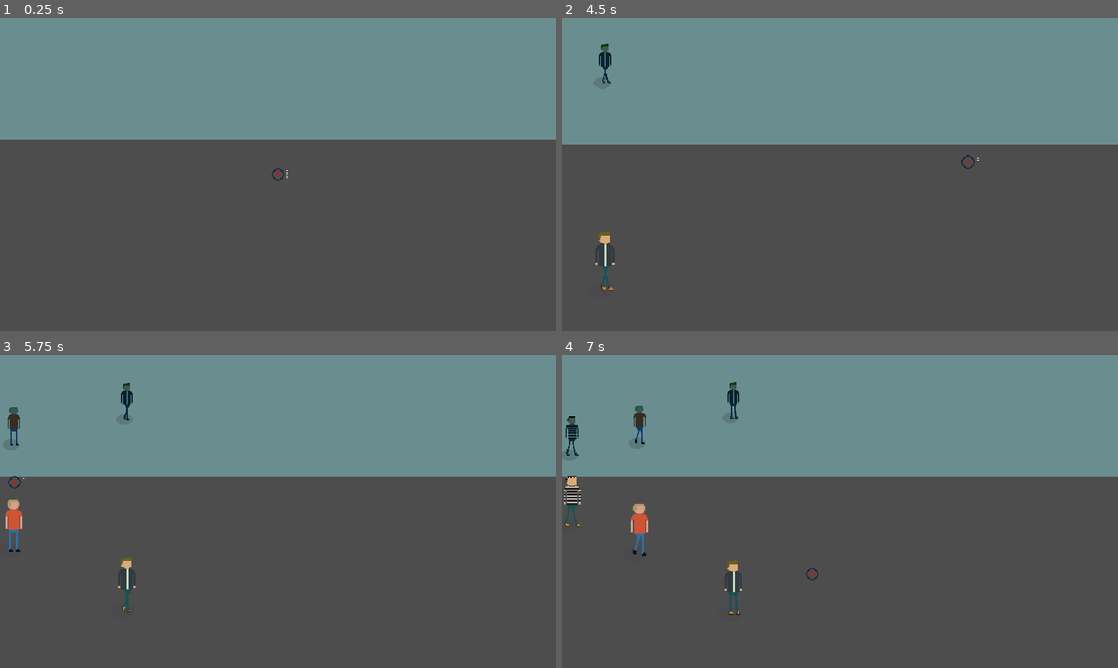
Above: before the commit, frames 1-4 (two rows, left to right).
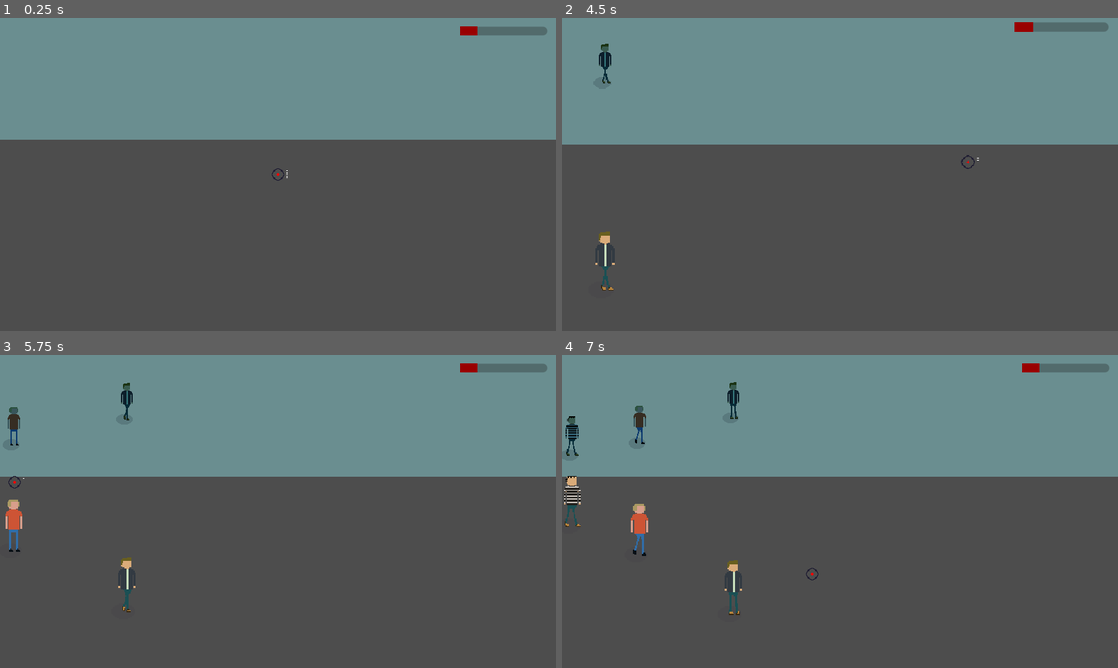
Above: after the commit, the same moments.

Repository: Niimphu/GWJ75
Game: Godot game, scene res://scenes/levels/level.tscn
Two runs of this game, one before a commit and one after it. Both use one fixed random seed, a clock stepped at 60 frames per second and the inputs below. Sound files missing from this copy of the repository are replaced by a short silence.
Inputs (mouse positions are in pixels of both pictures, inside the frame that each line leads up to):
- Up to frame 1 (0.25 s): no input
- Up to frame 2 (4.5 s): tap Enter at 0.5, 2 s; move the mouse to (812, 237) at 0.52 s; hold Up (ui_up) 0.53-2.03 s; click (812, 237) at 0.6 s; tap Space at 1.25 s; move the mouse to (1006, 221) at 1.27 s; right-click (1006, 221) at 1.35 s; move the mouse to (673, 127) at 2.02 s; hold A (left) 2.03-3.53 s; click (673, 127) at 2.1 s; move the mouse to (584, 249) at 2.77 s; right-click (584, 249) at 2.85 s; move the mouse to (562, 259) at 3.52 s; hold Down (ui_down) 3.53-4.28 s; click (562, 259) at 3.6 s; move the mouse to (962, 158) at 4.27 s; hold D (right) from 4.28 s (still down); right-click (962, 158) at 4.35 s
- Up to frame 3 (5.75 s): move the mouse to (16, 483) at 5.02 s; release D (right) at 5.03 s; hold Up (ui_up) from 5.03 s (still down); click (16, 483) at 5.1 s
- Up to frame 4 (7 s): move the mouse to (578, 524) at 5.77 s; release Up (ui_up) at 5.78 s; hold D (right) from 5.78 s (still down); right-click (578, 524) at 5.85 s; move the mouse to (812, 574) at 6.52 s; click (812, 574) at 6.6 s

The runs differ from the first frame. In frame 1, 0.4% of the frame differs, in the area x 82-99%, y 2-6%; in frame 2, 0.5%, in the area x 81-99%, y 1-5%; in frame 3, 0.4%; in frame 4, 0.4%.

Commit message:
progress

Diff:
--- a/scenes/levels/level.tscn
+++ b/scenes/levels/level.tscn
@@ -20,6 +20,21 @@
 [ext_resource type="Texture2D" uid="uid://bf1tkmukeulq8" path="res://assets/images/Bullets.png" id="16_wdyo0"]
 [ext_resource type="AudioStream" uid="uid://bpwx2luw453vx" path="res://assets/sounds/Empty.mp3" id="19_dhhhc"]
 
+[sub_resource type="Animation" id="Animation_ae7k8"]
+length = 0.001
+tracks/0/type = "value"
+tracks/0/imported = false
+tracks/0/enabled = true
+tracks/0/path = NodePath("Game/Overlay:color")
+tracks/0/interp = 1
+tracks/0/loop_wrap = true
+tracks/0/keys = {
+"times": PackedFloat32Array(0),
+"transitions": PackedFloat32Array(1),
+"update": 0,
+"values": [Color(1, 1, 1, 0)]
+}
+
 [sub_resource type="Animation" id="Animation_gsc1o"]
 resource_name = "flash_red"
 length = 0.5
@@ -37,21 +52,6 @@
 "values": [Color(1, 1, 1, 0), Color(1, 0, 0, 0.290196), Color(1, 1, 1, 0)]
 }
 
-[sub_resource type="Animation" id="Animation_ae7k8"]
-length = 0.001
-tracks/0/type = "value"
-tracks/0/imported = false
-tracks/0/enabled = true
-tracks/0/path = NodePath("Game/Overlay:color")
-tracks/0/interp = 1
-tracks/0/loop_wrap = true
-tracks/0/keys = {
-"times": PackedFloat32Array(0),
-"transitions": PackedFloat32Array(1),
-"update": 0,
-"values": [Color(1, 1, 1, 0)]
-}
-
 [sub_resource type="AnimationLibrary" id="AnimationLibrary_fi0rd"]
 _data = {
 "RESET": SubResource("Animation_ae7k8"),
@@ -62,6 +62,9 @@
 size = Vector2(1724, 311)
 
 [sub_resource type="WorldBoundaryShape2D" id="WorldBoundaryShape2D_2c4es"]
+
+[sub_resource type="StyleBoxFlat" id="StyleBoxFlat_sdbms"]
+bg_color = Color(0.6, 0, 0, 1)
 
 [sub_resource type="Animation" id="Animation_w2grq"]
 length = 0.001
@@ -213,8 +216,20 @@
 theme_override_constants/margin_right = 10
 theme_override_constants/margin_bottom = 10
 
-[node name="VBoxContainer" type="VBoxContainer" parent="Game/UI/MarginContainer"]
+[node name="HBoxContainer" type="HBoxContainer" parent="Game/UI/MarginContainer"]
 layout_mode = 2
+
+[node name="VBoxContainer" type="VBoxContainer" parent="Game/UI/MarginContainer/HBoxContainer"]
+layout_mode = 2
+size_flags_horizontal = 10
+
+[node name="ProgressBar" type="ProgressBar" parent="Game/UI/MarginContainer/HBoxContainer/VBoxContainer"]
+custom_minimum_size = Vector2(100, 10)
+layout_mode = 2
+theme_override_styles/fill = SubResource("StyleBoxFlat_sdbms")
+max_value = 1000.0
+value = 200.0
+show_percentage = false
 
 [node name="Overlay" type="ColorRect" parent="Game"]
 offset_right = 641.0
Not shown: 1 places in scenes/levels/level.tscn that only renumber resources
